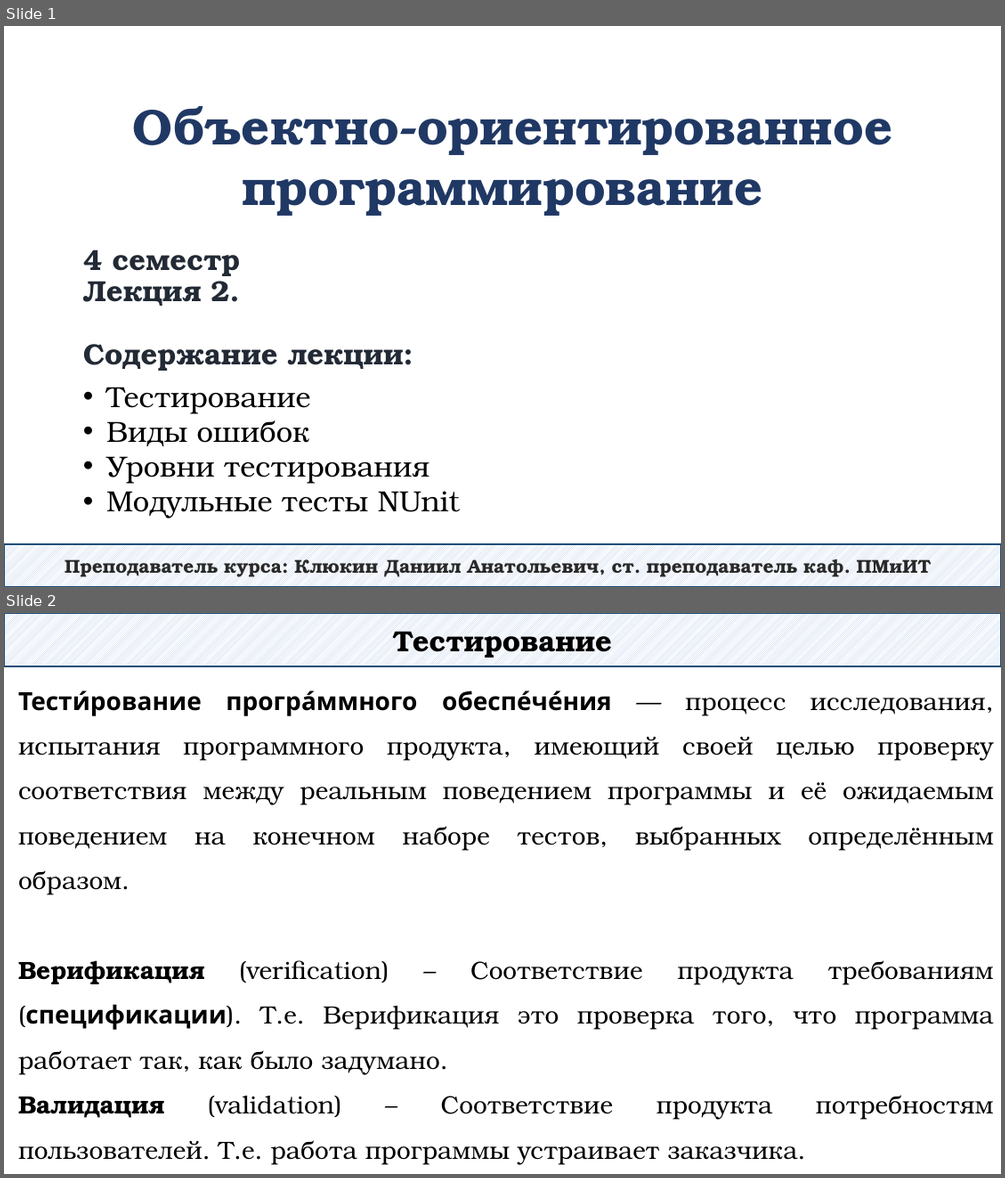
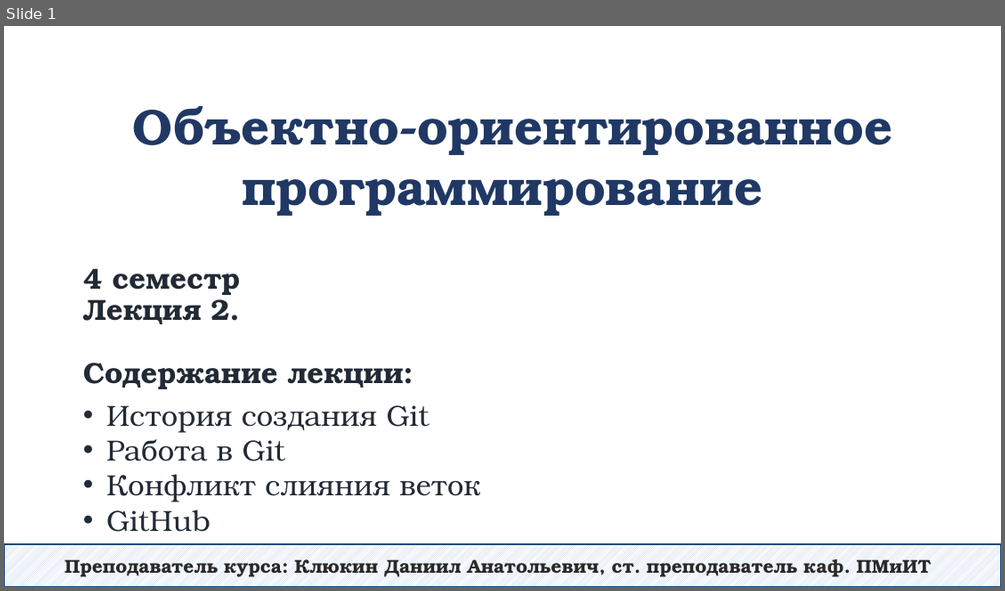
Before and after one commit to DaniilKlyukin/OOP-4, a slide deck: Лекции/ООП 1 лек 2.pptx. Shown one above the other, each under a label of ours: slides 1 and 2 before the commit, slide 1 after it. The pictures are 1005x1178 and 1005x591 pixels, drawn with LibreOffice and Linux fonts; fonts in the diff are those of the drawing. Boxes give left, top, right and bottom in pixels: in the first picture for what was removed or moved away, otherwise in the second. Text is boxed around its words. In the diff, an @@ line names an element or a change of style, - is before the commit and + after.

```diff
--- a/Лекции/ООП 1 лек 2.pptx
+++ b/Лекции/ООП 1 лек 2.pptx
@@ slide 2 removed at (x1=4, y1=613, x2=1001, y2=1174), background #FFFFFF @@
@@ rectangle removed at (x1=4, y1=613, x2=1001, y2=666) @@
-Тестирование
@@ text removed at (x1=18, y1=690, x2=994, y2=1165) @@
-Тести́рование програ́ммного обеспе́че́ния — процесс исследования, испытания программного продукта, имеющий своей целью проверку соответствия между реальным поведением программы и её ожидаемым поведением на конечном наборе тестов, выбранных определённым образом.
-Верификация (verification) – Соответствие продукта требованиям (спецификации). Т.е. Верификация это проверка того, что программа работает так, как было задумано.
-Валидация (validation) – Соответствие продукта потребностям пользователей. Т.е. работа программы устраивает заказчика.
@@ slide 1 changed as well @@
@@ title "4 семестр Лекция 2. Содержание ..." moved from (x1=83, y1=249, x2=404, y2=370) to (x1=83, y1=268, x2=404, y2=389) @@
@@ text at (x1=106, y1=405, x2=480, y2=532): text changed; text colour #000000 to #222A35 @@
-• Тестирование
-• Виды ошибок
-• Уровни тестирования
-• Модульные тесты NUnit
+• История создания Git
+• Работа в Git
+• Конфликт слияния веток
+• GitHub
```
Also in this commit, not shown: 53 slides added, 25 other slides removed, 4 other files.
